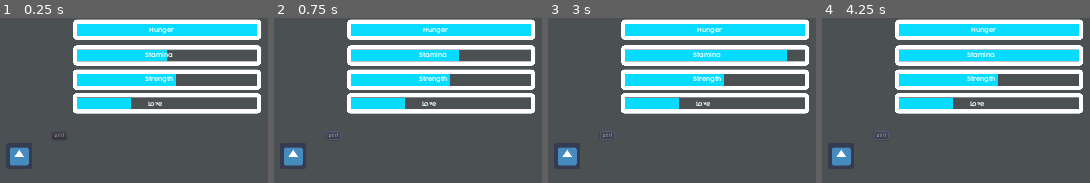
Above: before the commit, frames 1-4 (left to right).
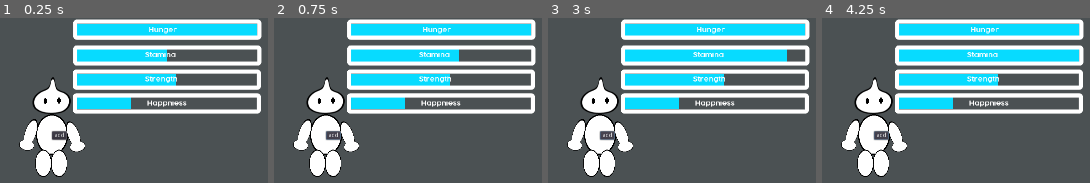
Above: after the commit, the same moments.

Repository: wiznob/chibGarden
Game: Godot game, scene res://Chib.tscn
Same seed, same stepped clock (60 frames per second), same inputs: the game is played once before the commit and once after it. The engine's default icon, where the game draws it, is replaced by a stand-in: a white triangle on a blue panel in a dark square.
Inputs:
- Up to frame 1 (0.25 s): no input
- Up to frame 2 (0.75 s): click "add" at 0.5 s
- Up to frame 3 (3 s): click "add" at 1.25 s; click "add" at 2 s; tap Enter at 2.75 s
- Up to frame 4 (4.25 s): tap Space at 3.5 s

The runs differ from the first frame. In frame 1, 14% of the frame differs, in the area x 3-98%, y 0-97%; in frame 2, 14%; in frame 3, 14%; in frame 4, 14%.

Commit message:
thicc chib added

Diff:
--- a/Chib.tscn
+++ b/Chib.tscn
@@ -1,29 +1,41 @@
-[gd_scene load_steps=7 format=2]
-
-[ext_resource path="res://icon.png" type="Texture" id=1]
+[gd_scene load_steps=11 format=2]
+
+[ext_resource path="res://Images/chib body.png" type="Texture" id=1]
 [ext_resource path="res://HomeScreen/Font/StatusFont.tres" type="DynamicFont" id=2]
 [ext_resource path="res://Bar.tres" type="Theme" id=3]
+[ext_resource path="res://Images/eyes 1.png" type="Texture" id=4]
+[ext_resource path="res://Images/chib arm.png" type="Texture" id=5]
+[ext_resource path="res://Images/chib leg.png" type="Texture" id=6]
+[ext_resource path="res://Images/Chib.png" type="Texture" id=7]
 
 [sub_resource type="GDScript" id=3]
 script/source = "extends Node2D
 
 
 # Declare member variables here. Examples:
-var names = \"Him\"
+var names = \"God of chib\"
 var hunger = 100
 var stamina = 50
 var strength = 55
-var love = 30
+var Happniess = 30
+var age
+var eyes
+var Larm
+var Lleg
+var Rarm
+var Rleg
+var rarity
 var safearea
+
 # Called when the node enters the scene tree for the first time.
 func _ready():
 	safearea = OS.get_window_safe_area()
-	OS
 	print(safearea)
-	get_node(\"Sprite/hunger\").set_value(hunger)
-	get_node(\"Sprite/stamina\").set_value(stamina)
-	get_node(\"Sprite/strength\").set_value(strength)
-	get_node(\"Sprite/love\").set_value(love)
+
+	get_node(\"hunger\").set_value(hunger)
+	get_node(\"stamina\").set_value(stamina)
+	get_node(\"strength\").set_value(strength)
+	get_node(\"happiness\").set_value(Happniess)
 
 
 	var button = Button.new()
@@ -32,7 +44,7 @@
 	add_child(button)
 func _button_pressed():
 	stamina = stamina +10
-	get_node(\"Sprite/stamina\").set_value(stamina)
+	get_node(\"stamina\").set_value(stamina)
 
 
 
@@ -65,19 +77,82 @@
 position = Vector2( 521, 272 )
 script = SubResource( 3 )
 
-[node name="Sprite" type="Sprite" parent="."]
-position = Vector2( -79, 59 )
+[node name="ChibBody" type="Sprite" parent="."]
+position = Vector2( 0, 8 )
+scale = Vector2( 0.131482, 0.111921 )
 texture = ExtResource( 1 )
 
-[node name="hunger" type="ProgressBar" parent="Sprite"]
-anchor_left = 9.578
-anchor_top = -4.609
-anchor_right = 9.578
-anchor_bottom = -4.609
-margin_left = -482.992
-margin_top = -32.024
-margin_right = -31.992
-margin_bottom = 15.976
+[node name="Chib" type="Sprite" parent="ChibBody"]
+position = Vector2( 7.60571, -750.527 )
+scale = Vector2( 7.60563, 8.93485 )
+texture = ExtResource( 7 )
+
+[node name="ChibArm" type="Sprite" parent="ChibBody"]
+position = Vector2( -2096.3, 2497.84 )
+rotation = 0.261799
+scale = Vector2( 0.957746, 1.01293 )
+texture = ExtResource( 5 )
+offset = Vector2( 1032.6, -2814.65 )
+
+[node name="ChibLeg2" type="Sprite" parent="ChibBody"]
+position = Vector2( 129.295, 616.505 )
+scale = Vector2( 1, 1 )
+texture = ExtResource( 6 )
+
+[node name="Eyes1" type="Sprite" parent="ChibBody"]
+position = Vector2( 22.8164, -687.984 )
+scale = Vector2( 1, 1 )
+texture = ExtResource( 4 )
+
+[node name="ChibLeg" type="Sprite" parent="ChibBody"]
+position = Vector2( -159.719, 616.504 )
+scale = Vector2( 1, 1 )
+texture = ExtResource( 6 )
+
+[node name="ChibArm2" type="Sprite" parent="ChibBody"]
+position = Vector2( 402.171, 38.5867 )
+rotation = -0.286388
+scale = Vector2( 0.97919, 0.984358 )
+texture = ExtResource( 5 )
+
+[node name="happiness" type="ProgressBar" parent="."]
+anchor_left = 9.562
+anchor_top = -1.844
+anchor_right = 9.562
+anchor_bottom = -1.844
+margin_left = 50.0
+margin_top = -91.0
+margin_right = 501.0
+margin_bottom = -43.0
+rect_pivot_offset = Vector2( 226, 24 )
+theme = ExtResource( 3 )
+custom_colors/font_color = Color( 0, 0, 0, 1 )
+custom_styles/fg = SubResource( 1 )
+custom_styles/bg = SubResource( 2 )
+percent_visible = false
+
+[node name="happinessRTF" type="RichTextLabel" parent="happiness"]
+anchor_left = 0.641
+anchor_top = 0.354
+anchor_right = 0.641
+anchor_bottom = 0.354
+margin_left = -111.091
+margin_top = 0.00799942
+margin_right = -0.0908508
+margin_bottom = 19.008
+rect_pivot_offset = Vector2( 28, 10 )
+custom_fonts/normal_font = ExtResource( 2 )
+text = "Happniess"
+
+[node name="strength" type="ProgressBar" parent="."]
+anchor_left = 9.562
+anchor_top = -2.734
+anchor_right = 9.562
+anchor_bottom = -2.734
+margin_left = 50.0
+margin_top = -148.0
+margin_right = 501.0
+margin_bottom = -100.0
 rect_pivot_offset = Vector2( 248, 24 )
 theme = ExtResource( 3 )
 custom_colors/font_color = Color( 0, 0, 0, 1 )
@@ -85,27 +160,28 @@
 custom_styles/bg = SubResource( 2 )
 percent_visible = false
 
-[node name="hungerRTF" type="RichTextLabel" parent="Sprite/hunger"]
-anchor_left = 0.588
-anchor_top = 0.375
-anchor_right = 0.588
-anchor_bottom = 0.375
-margin_left = -84.188
-margin_right = -0.187988
-margin_bottom = 19.0
-rect_pivot_offset = Vector2( 28, 10 )
-custom_fonts/normal_font = ExtResource( 2 )
-text = "Hunger"
-
-[node name="stamina" type="ProgressBar" parent="Sprite"]
+[node name="strengthRTF" type="RichTextLabel" parent="strength"]
+anchor_left = 0.568
+anchor_top = 0.333
+anchor_right = 0.568
+anchor_bottom = 0.333
+margin_left = -83.168
+margin_top = 0.0159998
+margin_right = -0.167999
+margin_bottom = 19.016
+rect_pivot_offset = Vector2( 28, 10 )
+custom_fonts/normal_font = ExtResource( 2 )
+text = "Strength"
+
+[node name="stamina" type="ProgressBar" parent="."]
 anchor_left = 9.578
 anchor_top = -3.641
 anchor_right = 9.578
 anchor_bottom = -3.641
-margin_left = -482.992
-margin_top = -31.976
-margin_right = -31.992
-margin_bottom = 16.024
+margin_left = 51.0
+margin_top = -206.0
+margin_right = 502.0
+margin_bottom = -158.0
 rect_pivot_offset = Vector2( 248, 24 )
 theme = ExtResource( 3 )
 custom_colors/font_color = Color( 0, 0, 0, 1 )
@@ -113,7 +189,7 @@
 custom_styles/bg = SubResource( 2 )
 percent_visible = false
 
-[node name="staminaRTF" type="RichTextLabel" parent="Sprite/stamina"]
+[node name="staminaRTF" type="RichTextLabel" parent="stamina"]
 anchor_left = 0.565
 anchor_top = 0.333
 anchor_right = 0.565
@@ -126,15 +202,15 @@
 custom_fonts/normal_font = ExtResource( 2 )
 text = "Stamina"
 
-[node name="strength" type="ProgressBar" parent="Sprite"]
-anchor_left = 9.562
-anchor_top = -2.734
-anchor_right = 9.562
-anchor_bottom = -2.734
-margin_left = -482.968
-margin_top = -32.024
-margin_right = -31.968
-margin_bottom = 15.976
+[node name="hunger" type="ProgressBar" parent="."]
+anchor_left = 9.578
+anchor_top = -4.609
+anchor_right = 9.578
+anchor_bottom = -4.609
+margin_left = 51.0
+margin_top = -268.0
+margin_right = 502.0
+margin_bottom = -220.0
 rect_pivot_offset = Vector2( 248, 24 )
 theme = ExtResource( 3 )
 custom_colors/font_color = Color( 0, 0, 0, 1 )
@@ -142,44 +218,14 @@
 custom_styles/bg = SubResource( 2 )
 percent_visible = false
 
-[node name="strengthRTF" type="RichTextLabel" parent="Sprite/strength"]
-anchor_left = 0.568
-anchor_top = 0.333
-anchor_right = 0.568
-anchor_bottom = 0.333
-margin_left = -83.168
-margin_top = 0.0159998
-margin_right = -0.167999
-margin_bottom = 19.016
-rect_pivot_offset = Vector2( 28, 10 )
-custom_fonts/normal_font = ExtResource( 2 )
-text = "Strength"
-
-[node name="love" type="ProgressBar" parent="Sprite"]
-anchor_left = 9.562
-anchor_top = -1.844
-anchor_right = 9.562
-anchor_bottom = -1.844
-margin_left = -482.968
-margin_top = -31.984
-margin_right = -31.968
-margin_bottom = 16.016
-rect_pivot_offset = Vector2( 226, 24 )
-theme = ExtResource( 3 )
-custom_colors/font_color = Color( 0, 0, 0, 1 )
-custom_styles/fg = SubResource( 1 )
-custom_styles/bg = SubResource( 2 )
-percent_visible = false
-
-[node name="loveRTF" type="RichTextLabel" parent="Sprite/love"]
-anchor_left = 0.539
-anchor_top = 0.354
-anchor_right = 0.539
-anchor_bottom = 0.354
-margin_left = -64.089
-margin_top = 0.00799942
-margin_right = -0.0890198
-margin_bottom = 19.008
-rect_pivot_offset = Vector2( 28, 10 )
-custom_fonts/normal_font = ExtResource( 2 )
-text = "Love"
+[node name="hungerRTF" type="RichTextLabel" parent="hunger"]
+anchor_left = 0.588
+anchor_top = 0.375
+anchor_right = 0.588
+anchor_bottom = 0.375
+margin_left = -84.188
+margin_right = -0.187988
+margin_bottom = 19.0
+rect_pivot_offset = Vector2( 28, 10 )
+custom_fonts/normal_font = ExtResource( 2 )
+text = "Hunger"
--- a/project.godot
+++ b/project.godot
@@ -19,7 +19,7 @@
 window/size/width=1080
 window/size/height=1920
 window/handheld/orientation="portrait"
-window/stretch/mode="2d"
+window/stretch/mode="viewport"
 window/stretch/aspect="expand"
 
 [global]
Binary file added: Images/chib arm.png
Not shown, added: Images/chib arm.png.import
Binary file added: Images/chib body.png
Not shown, added: Images/chib body.png.import
Binary file added: Images/chib leg.png
Not shown, added: Images/chib leg.png.import
Binary file added: Images/eyes 1.png
Not shown, added: Images/eyes 1.png.import
